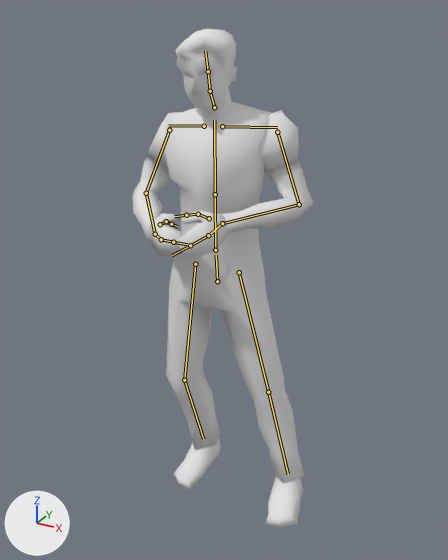
One commit to the FBX model ArtResources/Characters/NPC/Male Casual/Source/male_casual.fbx: the scene before it, then after it.
The view is the same before and after, from a camera (50 mm lens) standing at (0.848, -1.776, 1.762) and looking at (-0.072, -0.102, 0.926). The axes (+X, +Y, +Z) are drawn at lower left. The lights are the same throughout. The picture after the commit comes second. Both versions are drawn at frame 72 of the action 'rig|Talking'; the numbers are the values there. The bones that change, and the others that lie on the model, are drawn over the model as lines.

Names of what the first picture shows: 'male_player'.
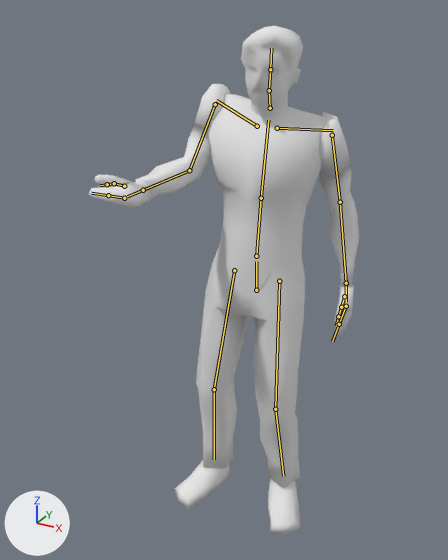
What differs and where, as boxes [x1, y1, x2, y2] in the pictures (448 x 560 px):
'male_player', posed (48% wider)
    before: [132, 29, 314, 528]
    after: [89, 26, 359, 534]
bone 'spine', root to tip
    before: (215, 250) to (215, 194)
    after: (256, 256) to (261, 198)
bone 'chest', root to tip
    before: (215, 194) to (214, 119)
    after: (261, 198) to (268, 120)
bone 'neck', root to tip
    before: (214, 107) to (210, 91)
    after: (270, 108) to (269, 90)
bone 'shoulder_left', root to tip
    before: (222, 126) to (277, 127)
    after: (277, 128) to (333, 130)
bone 'upper_arm_left', root to tip
    before: (277, 132) to (299, 204)
    after: (332, 135) to (340, 202)
bone 'forearm_left', root to tip
    before: (299, 204) to (222, 223)
    after: (340, 202) to (346, 283)
bone 'hand_left', root to tip
    before: (222, 223) to (211, 233)
    after: (346, 283) to (346, 302)
bone 'shoulder_right', root to tip
    before: (204, 126) to (168, 125)
    after: (257, 126) to (216, 100)
bone 'upper_arm_right', root to tip
    before: (169, 130) to (146, 193)
    after: (215, 104) to (189, 170)
bone 'forearm_right', root to tip
    before: (146, 193) to (155, 234)
    after: (189, 170) to (143, 190)
bone 'hand_right', root to tip
    before: (155, 234) to (160, 238)
    after: (143, 190) to (127, 196)
bone 'thigh_left', root to tip
    before: (239, 272) to (268, 392)
    after: (279, 281) to (275, 409)
bone 'shin.L', root to tip
    before: (268, 392) to (288, 474)
    after: (275, 409) to (283, 476)
bone 'thigh_right', root to tip
    before: (195, 264) to (184, 380)
    after: (234, 270) to (214, 389)
bone 'shin.R', root to tip
    before: (184, 380) to (203, 439)
    after: (214, 389) to (214, 459)

The change, as a list of edits to the scene's bpy script:
```text
Change bone_rig_object:
    where bone_rig_object = bpy.data.objects['rig']  # the whole rig 'rig'
    bone_rig_object.location: (-0.17, -0.108, -0.016) -> (-0.024, -0.172, 0.003)
    bone_rig_object.rotation_euler: (-0.0873, 0.0175, 0.0873) -> (-0.14, 0.0349, 0.0)  # degrees (-5, 1, 5) -> degrees (-8, 2, 0)
Change bone_spine:
    where bone_spine = bpy.data.objects['rig'].pose.bones['spine']  # child of 'pelvis'
    bone_spine.rotation_quaternion: (1.0, 0.014, 0.003, 0.012) -> (1.0, 0.01, 0.023, 0.002)  # degrees (2, 0, 1) -> degrees (1, 3, 0)
Change bone_chest:
    where bone_chest = bpy.data.objects['rig'].pose.bones['chest']  # child of 'spine'
    bone_chest.rotation_quaternion: (0.999, 0.029, 0.004, 0.022) -> (0.999, 0.02, 0.044, 0.012)  # degrees (3, 0, 3) -> degrees (2, 5, 2)
Change bone_neck:
    where bone_neck = bpy.data.objects['rig'].pose.bones['neck']  # child of 'chest'
    bone_neck.rotation_quaternion: (1.0, 0.024, 0.003, -0.009) -> (0.999, 0.031, -0.018, -0.023)  # degrees (3, 0, -1) -> degrees (4, -2, -3)
Change bone_shoulder_left:
    where bone_shoulder_left = bpy.data.objects['rig'].pose.bones['shoulder_left']  # child of 'chest'
    bone_shoulder_left.rotation_quaternion: (0.999, 0.051, 0.0, 0.005) -> (0.991, 0.062, -0.02, 0.115)  # degrees (6, 0, 1) -> degrees (7, -3, 13)
Change bone_upper_arm_left:
    where bone_upper_arm_left = bpy.data.objects['rig'].pose.bones['upper_arm_left']  # child of 'shoulder_left'
    bone_upper_arm_left.rotation_quaternion: (0.926, 0.111, 0.361, 0.032) -> (0.993, -0.071, 0.07, -0.061)  # degrees (18, 41, 11) -> degrees (-9, 8, -8)
Change bone_forearm_left:
    where bone_forearm_left = bpy.data.objects['rig'].pose.bones['forearm_left']  # child of 'upper_arm_left'
    bone_forearm_left.rotation_quaternion: (0.794, 0.602, 0.017, 0.084) -> (0.997, 0.075, 0.006, 0.03)  # degrees (74, -4, 9) -> degrees (9, 0, 4)
Change bone_hand_left:
    where bone_hand_left = bpy.data.objects['rig'].pose.bones['hand_left']  # child of 'forearm_left'
    bone_hand_left.rotation_quaternion: (0.963, -0.044, -0.032, 0.263) -> (0.994, -0.035, -0.095, -0.035)  # degrees (-6, -2, 31) -> degrees (-4, -11, -4)
Change bone_shoulder_right:
    where bone_shoulder_right = bpy.data.objects['rig'].pose.bones['shoulder_right']  # child of 'chest'
    bone_shoulder_right.rotation_quaternion: (0.995, 0.031, 0.019, -0.088) -> (0.966, 0.251, 0.055, -0.041)  # degrees (3, 2, -10) -> degrees (29, 7, -3)
Change bone_upper_arm_right:
    where bone_upper_arm_right = bpy.data.objects['rig'].pose.bones['upper_arm_right']  # child of 'shoulder_right'
    bone_upper_arm_right.rotation_quaternion: (0.898, 0.166, -0.397, -0.09) -> (0.887, 0.3, 0.074, 0.344)  # degrees (30, -43, -24) -> degrees (36, -4, 41)
Change bone_forearm_right:
    where bone_forearm_right = bpy.data.objects['rig'].pose.bones['forearm_right']  # child of 'upper_arm_right'
    bone_forearm_right.rotation_quaternion: (0.87, 0.488, -0.014, -0.073) -> (0.962, 0.268, -0.01, -0.051)  # degrees (58, 3, -8) -> degrees (31, 0, -6)
Change bone_hand_right:
    where bone_hand_right = bpy.data.objects['rig'].pose.bones['hand_right']  # child of 'forearm_right'
    bone_hand_right.rotation_quaternion: (0.953, 0.234, 0.178, 0.07) -> (0.745, 0.051, 0.665, 0.0)  # degrees (30, 18, 13) -> degrees (35, 82, 31)
Change bone_thigh_left:
    where bone_thigh_left = bpy.data.objects['rig'].pose.bones['thigh_left']  # child of 'pelvis'
    bone_thigh_left.rotation_quaternion: (0.99, -0.034, -0.1, -0.098) -> (0.992, -0.045, -0.122, 0.006)  # degrees (-3, -12, -11) -> degrees (-5, -14, 1)
Change bone_shin_l:
    where bone_shin_l = bpy.data.objects['rig'].pose.bones['shin.L']  # child of 'thigh_left'
    bone_shin_l.rotation_quaternion: (0.995, 0.084, 0.054, 0.006) -> (0.971, 0.218, -0.085, -0.055)  # degrees (10, 6, 1) -> degrees (26, -8, -8)
Change bone_thigh_right:
    where bone_thigh_right = bpy.data.objects['rig'].pose.bones['thigh_right']  # child of 'pelvis'
    bone_thigh_right.rotation_quaternion: (0.994, -0.059, 0.079, -0.037) -> (0.997, -0.049, 0.061, -0.023)  # degrees (-7, 9, -5) -> degrees (-6, 7, -3)
Change bone_shin_r:
    where bone_shin_r = bpy.data.objects['rig'].pose.bones['shin.R']  # child of 'thigh_right'
    bone_shin_r.rotation_quaternion: (0.966, 0.253, 0.052, 0.011) -> (0.981, 0.167, 0.087, 0.046)  # degrees (30, 5, 3) -> degrees (20, 9, 7)
```
